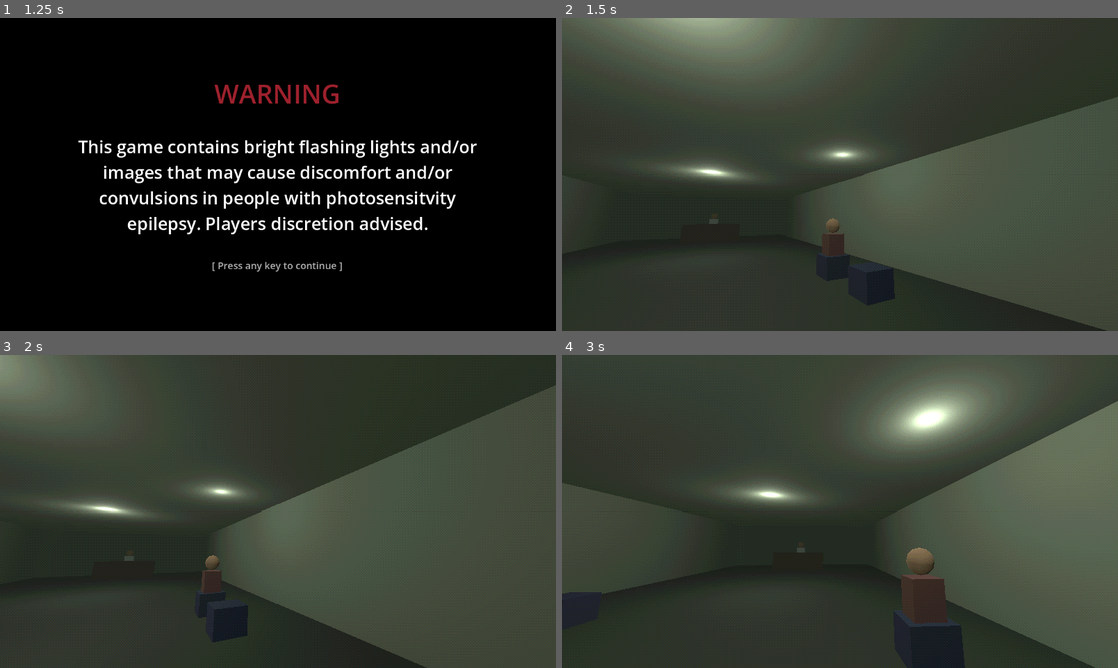
Above: before the commit, frames 1-4 (two rows, left to right).
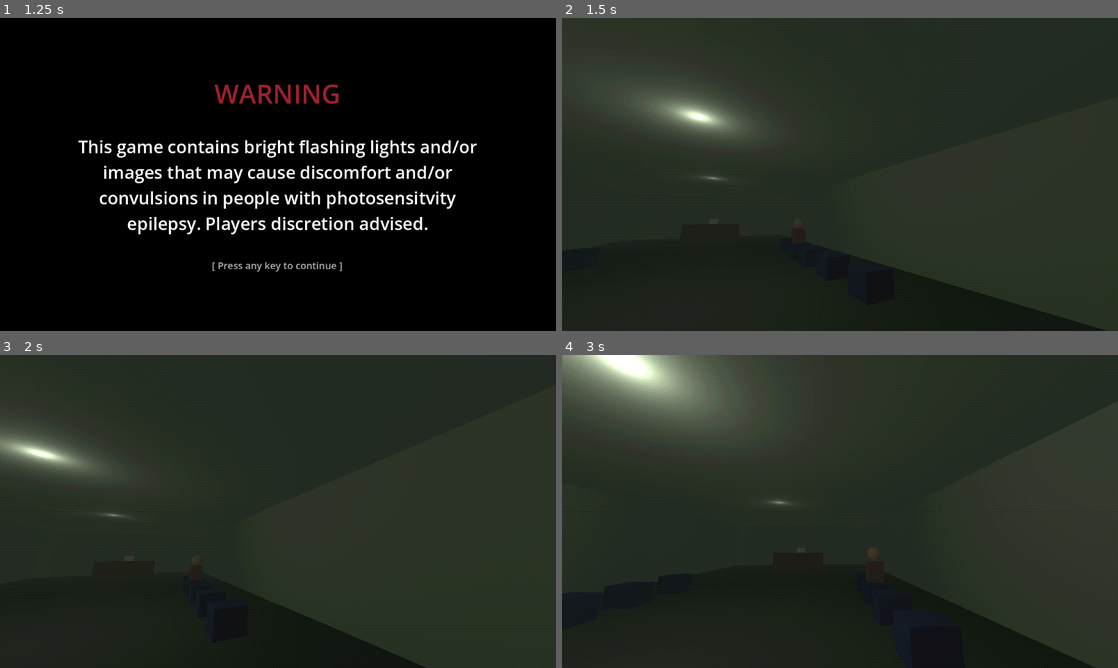
Above: after the commit, the same moments.

Repository: qweliant/healthcare-horror
Game: Godot game, scene res://scenes/title/title.tscn
The game is run twice, just before and just after one commit, with the same random seed, the same clock (stepped at 60 frames per second) and the same inputs.
Inputs (mouse positions are in pixels of both pictures, inside the frame that each line leads up to):
- Up to frame 1 (1.25 s): click "Start Game" at 0.5 s
- Up to frame 2 (1.5 s): tap Enter at 1.25 s; move the mouse to (962, 158) at 1.27 s; hold D (move_right) from 1.28 s (still down); hold Space (advance_dialogue) from 1.28 s (still down); click (962, 158) at 1.42 s
- Up to frame 3 (2 s): keep holding D (move_right); keep holding Space (advance_dialogue)
- Up to frame 4 (3 s): move the mouse to (812, 511) at 2.02 s; release D (move_right) at 2.03 s; release Space (advance_dialogue) at 2.03 s; hold W (move_forward) from 2.03 s (still down); tap E (interact) at 2.1 s; move the mouse to (851, 505) at 2.77 s; hold Space (advance_dialogue) from 2.78 s (still down)

Frame 1 is identical in both runs. In frame 2, 47% of the frame differs, in the area x 0-100%, y 0-100%; in frame 3, 49%; in frame 4, 54%.

Commit message:
modified lighting, added more chairs, add exit text to exit sign

Diff:
--- a/scenes/hospital/hospital.tscn
+++ b/scenes/hospital/hospital.tscn
@@ -81,23 +81,24 @@
 environment = SubResource("Environment_1")
 
 [node name="CeilingLight1" type="OmniLight3D" parent="." unique_id=1388368032]
-transform = Transform3D(1, 0, 0, 0, 1, 0, 0, 0, 1, 0, 2.8, -3)
+transform = Transform3D(1, 0, 0, 0, 1, 0, 0, 0, 1, 0, 2.8, 1.6731472)
 light_color = Color(0.85, 0.9, 0.8, 1)
-light_energy = 1.8
+light_energy = 0.5
 omni_range = 10.0
 omni_attenuation = 1.2
 
 [node name="CeilingLight2" type="OmniLight3D" parent="." unique_id=1349187744]
-transform = Transform3D(1, 0, 0, 0, 1, 0, 0, 0, 1, 0, 2.8, -10)
-light_color = Color(0.85, 0.9, 0.8, 1)
-light_energy = 1.7
+transform = Transform3D(1, 0, 0, 0, 1, 0, 0, 0, 1, 0, 2.8, -11.169061)
+light_color = Color(0.8509804, 0.9019608, 0.8, 1)
+light_energy = 0.1
+light_indirect_energy = 0.5
 omni_range = 10.0
 omni_attenuation = 1.2
 
 [node name="FlickerLight" type="OmniLight3D" parent="." unique_id=1264290542]
-transform = Transform3D(1, 0, 0, 0, 1, 0, 0, 0, 1, 3, 2.8, -6)
+transform = Transform3D(1, 0, 0, 0, 1, 0, 0, 0, 1, 0.01768303, 2.8, -5.378)
 light_color = Color(0.9, 0.95, 0.85, 1)
-light_energy = 1.8
+light_energy = 0.3
 omni_range = 8.0
 omni_attenuation = 1.2
 
@@ -185,6 +186,26 @@
 size = Vector3(0.6, 0.5, 0.6)
 material = SubResource("StandardMaterial3D_chair")
 
+[node name="Chair7" type="CSGBox3D" parent="." unique_id=1229555826]
+transform = Transform3D(1, 0, 0, 0, 1, 0, 0, 0, 1, -3, 0.25, -9.247612)
+size = Vector3(0.6, 0.5, 0.6)
+material = SubResource("StandardMaterial3D_chair")
+
+[node name="Chair8" type="CSGBox3D" parent="." unique_id=1571679219]
+transform = Transform3D(1, 0, 0, 0, 1, 0, 0, 0, 1, -3, 0.25, -10.747612)
+size = Vector3(0.6, 0.5, 0.6)
+material = SubResource("StandardMaterial3D_chair")
+
+[node name="Chair9" type="CSGBox3D" parent="." unique_id=1972623090]
+transform = Transform3D(1, 0, 0, 0, 1, 0, 0, 0, 1, 3.0212588, 0.25, -9.247612)
+size = Vector3(0.6, 0.5, 0.6)
+material = SubResource("StandardMaterial3D_chair")
+
+[node name="Chair10" type="CSGBox3D" parent="." unique_id=1475444440]
+transform = Transform3D(1, 0, 0, 0, 1, 0, 0, 0, 1, 3.0212588, 0.25, -10.747612)
+size = Vector3(0.6, 0.5, 0.6)
+material = SubResource("StandardMaterial3D_chair")
+
 [node name="Chair4" type="CSGBox3D" parent="." unique_id=1851260965]
 transform = Transform3D(1, 0, 0, 0, 1, 0, 0, 0, 1, 3, 0.25, -5)
 size = Vector3(0.6, 0.5, 0.6)
@@ -192,6 +213,11 @@
 
 [node name="Chair5" type="CSGBox3D" parent="." unique_id=946100527]
 transform = Transform3D(1, 0, 0, 0, 1, 0, 0, 0, 1, 3, 0.25, -6.5)
+size = Vector3(0.6, 0.5, 0.6)
+material = SubResource("StandardMaterial3D_chair")
+
+[node name="Chair6" type="CSGBox3D" parent="." unique_id=623558851]
+transform = Transform3D(1, 0, 0, 0, 1, 0, 0, 0, 1, 3, 0.25, -7.9250464)
 size = Vector3(0.6, 0.5, 0.6)
 material = SubResource("StandardMaterial3D_chair")
 
@@ -216,7 +242,7 @@
 material = SubResource("StandardMaterial3D_skin")
 
 [node name="Patient2" type="StaticBody3D" parent="." unique_id=1419199645]
-transform = Transform3D(1, 0, 0, 0, 1, 0, 0, 0, 1, 3, 0, -6.5)
+transform = Transform3D(1, 0, 0, 0, 1, 0, 0, 0, 1, 3, 0, -9.264008)
 script = ExtResource("5_interactable")
 prompt_text = "[E] Talk to Patient"
 dialogue_key = "waiting_room_patient_2"
@@ -247,6 +273,12 @@
 transform = Transform3D(1, 0, 0, 0, 1, 0, 0, 0, 1, 0, 2.5, 0)
 size = Vector3(0.8, 0.25, 0.05)
 material = SubResource("StandardMaterial3D_exit_sign")
+
+[node name="Label3D" type="Label3D" parent="ExitDoor/ExitSign" unique_id=843475763]
+transform = Transform3D(-0.99933344, 0, -0.036504194, 0, 1, 0, 0.036504194, 0, -0.99933344, 0, 0.005443096, -0.034350395)
+modulate = Color(0.97792345, 0.73674107, 0.6833342, 1)
+outline_modulate = Color(1, 1, 1, 0.7607843)
+text = "EXIT"
 
 [node name="Player" type="CharacterBody3D" parent="." unique_id=895499971]
 transform = Transform3D(1, 0, 0, 0, 1, 0, 0, 0, 1, 0, 0.8, -2)
